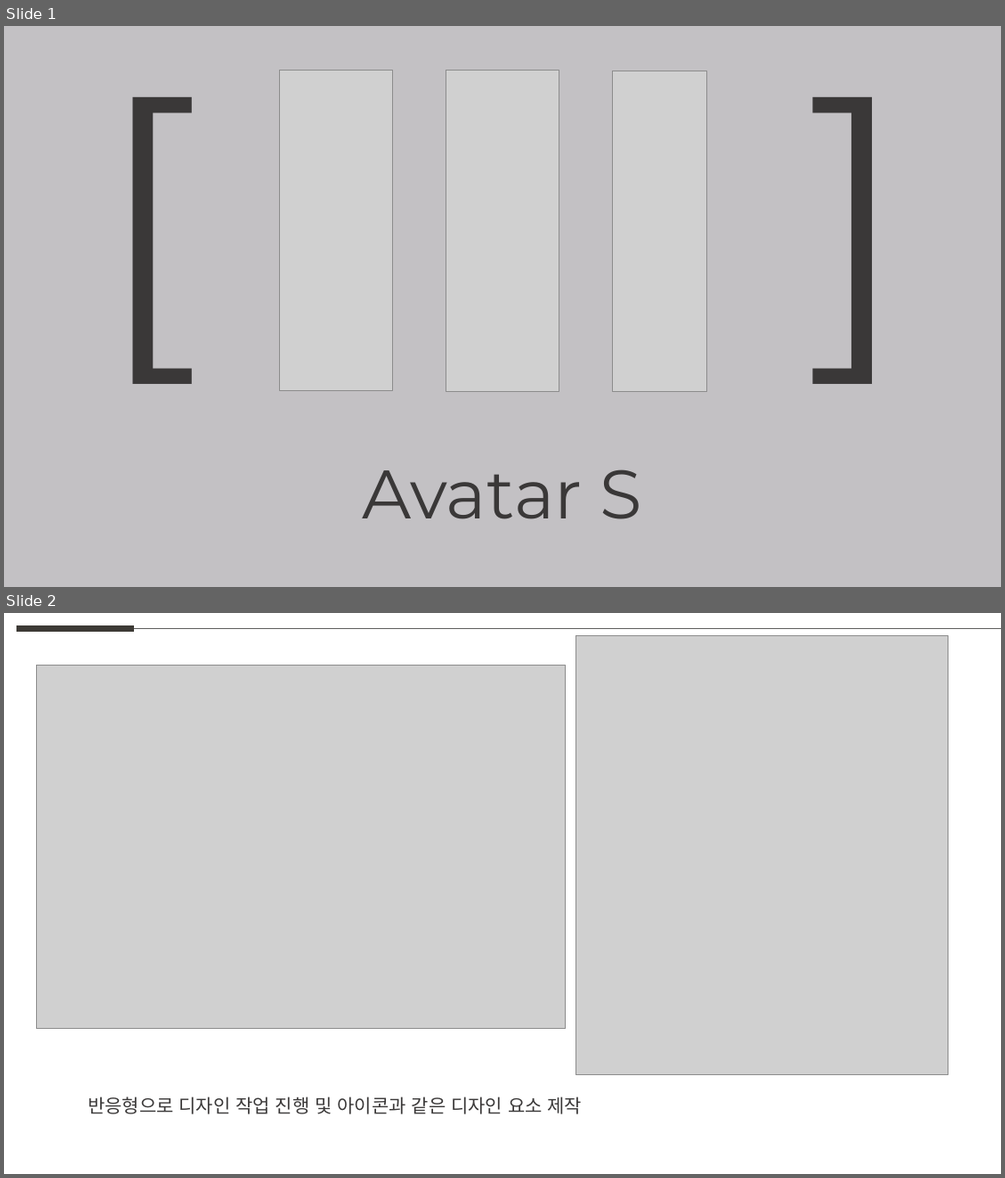
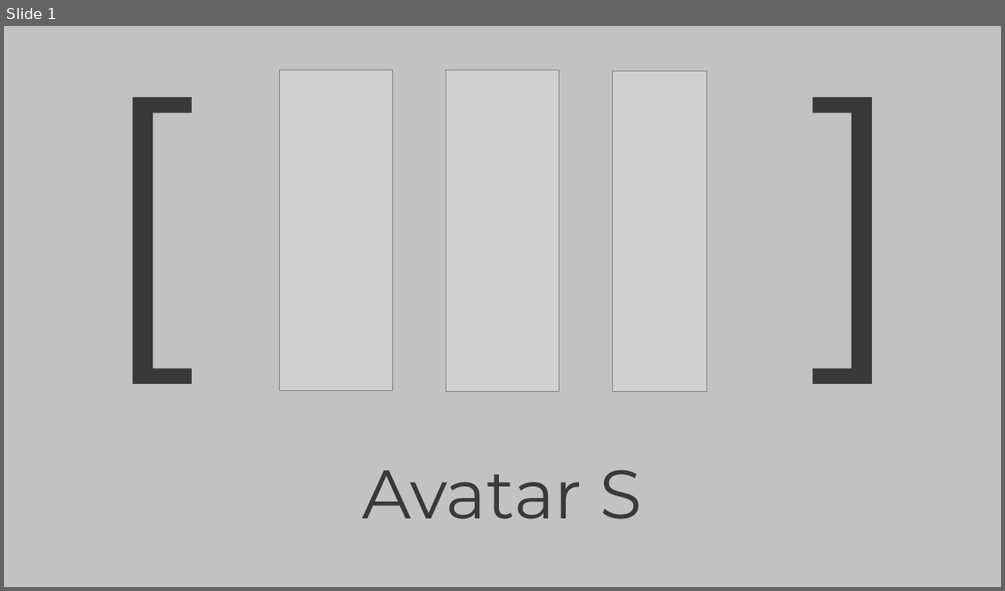
Before and after one commit to weaknessHero/Project_AvatarS, a slide deck: 발표자료/업데이트/LJHPPT.pptx. Shown one above the other, each under a label of ours: slides 1 and 2 before the commit, slide 1 after it. The pictures are 1005x1178 and 1005x591 pixels, drawn with LibreOffice and Linux fonts; fonts in the diff are those of the drawing; grey boxes stand for pictures. Boxes give left, top, right and bottom in pixels: in the first picture for what was removed or moved away, otherwise in the second. Text is boxed around its words. In the diff, an @@ line names an element or a change of style, - is before the commit and + after.

```diff
--- a/발표자료/업데이트/LJHPPT.pptx
+++ b/발표자료/업데이트/LJHPPT.pptx
@@ slide 2 removed at (4, 613, 1001, 1174), background #FFFFFF @@
@@ line removed from (16, 629) to (134, 629) @@
@@ line removed from (134, 629) to (1001, 629) @@
@@ picture removed at (576, 635, 947, 1074) @@
@@ picture removed at (36, 665, 566, 1028) @@
@@ text removed at (88, 1096, 582, 1114) @@
-반응형으로 디자인 작업 진행 및 아이콘과 같은 디자인 요소 제작
```
Also in this commit, not shown: 1 slide added, 2 other slides removed.
